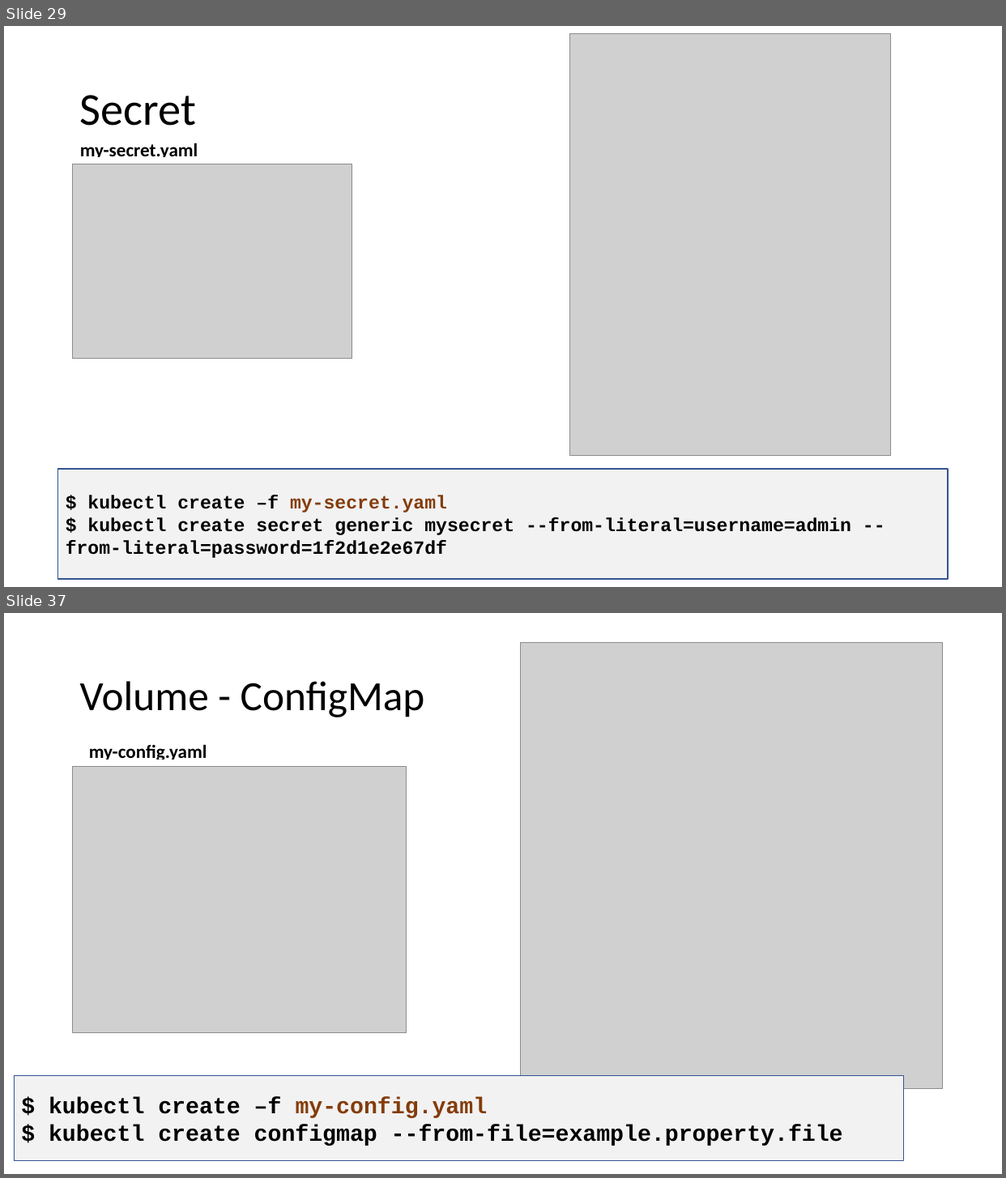
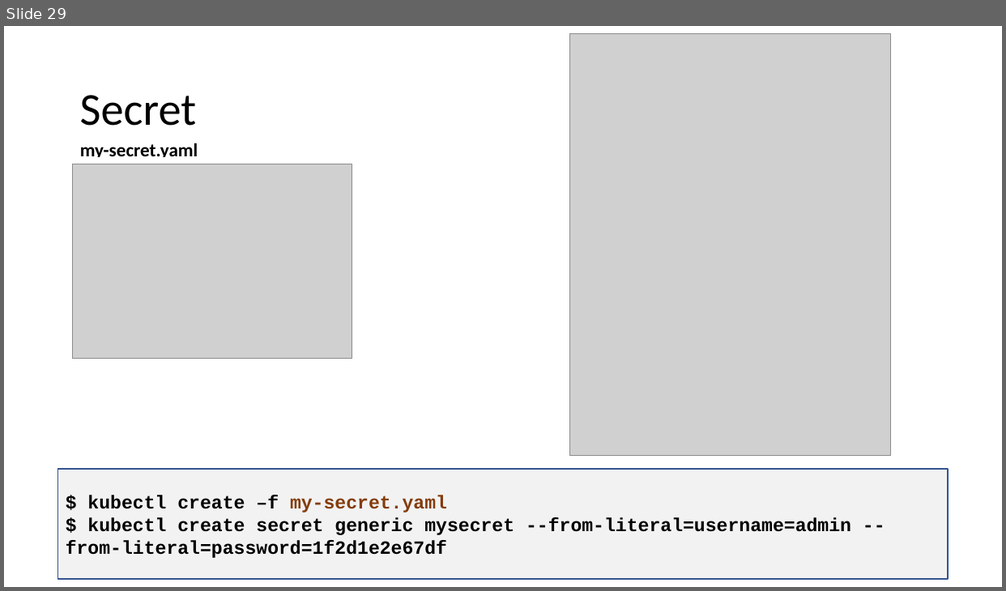
Before and after one commit to eylonmalin/k8s-training, a slide deck: day-3/Using Kubernetes Day 3.pptx. Shown one above the other, each under a label of ours: slides 29 and 37 before the commit, slide 29 after it; the slides between them are not shown. The pictures are 1006x1178 and 1006x591 pixels, drawn with LibreOffice and Linux fonts; fonts in the diff are those of the drawing; grey boxes stand for pictures. Boxes give left, top, right and bottom in pixels: in the first picture for what was removed or moved away, otherwise in the second. Text is boxed around its words. In the diff, an @@ line names an element or a change of style, - is before the commit and + after.

```diff
--- a/day-3/Using Kubernetes Day 3.pptx
+++ b/day-3/Using Kubernetes Day 3.pptx
@@ slide 37 removed at [4,613,1002,1174], background #FFFFFF @@
@@ picture removed at [521,643,943,1089] @@
@@ text removed at [80,681,425,717] @@
-Volume - ConfigMap
@@ text removed at [89,744,207,760] @@
-my-config.yaml
@@ picture removed at [73,766,407,1033] @@
@@ rectangle removed at [14,1076,904,1161] @@
-$ kubectl create –f my-config.yaml
-$ kubectl create configmap --from-file=example.property.file
```
Also in this commit, not shown: 16 other slides removed, 2 other files.
